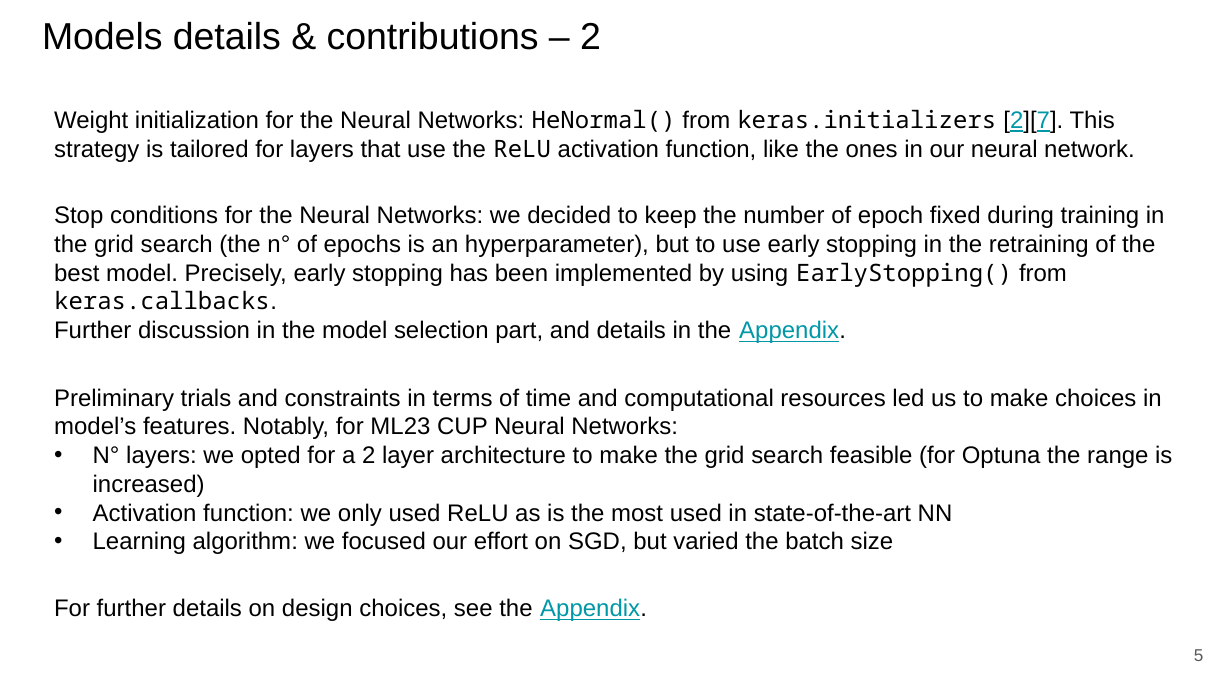
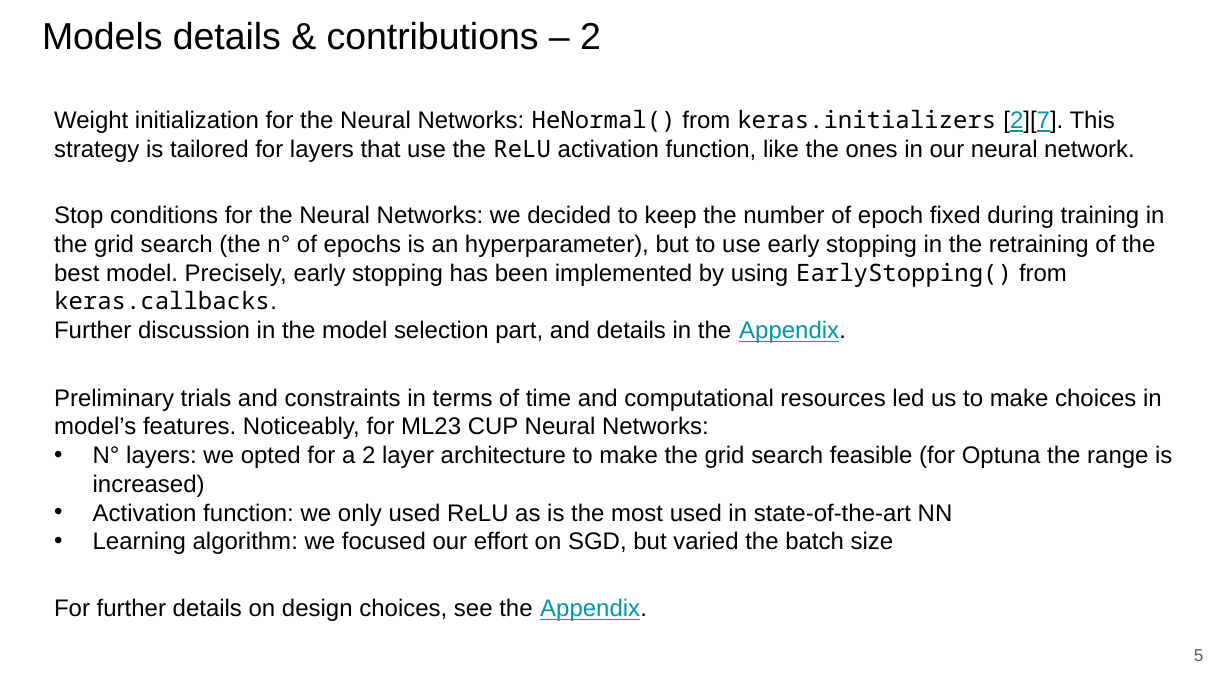
Before and after one commit to paolo-junior-mollica/machine-learning-project, a slide deck: slide 5 of relazione/Canduci_Marino_Mollica.pptx. Drawn at 1232x693 pixels with LibreOffice and Linux fonts; fonts in the diff are those of the drawing. Boxes give left, top, right and bottom in pixels: in the first picture for what was removed or moved away, otherwise in the second. Text is boxed around its words. In the diff, an @@ line names an element or a change of style, - is before the commit and + after.

Commit message:
Updated report with model comparisons and much more

```diff
--- a/relazione/Canduci_Marino_Mollica.pptx
+++ b/relazione/Canduci_Marino_Mollica.pptx
@@ text at (54, 388, 1162, 439): text changed @@
-Preliminary trials and constraints in terms of time and computational resources led us to make choices in model’s features. Notably, for ML23 CUP Neural Networks:
+Preliminary trials and constraints in terms of time and computational resources led us to make choices in model’s features. Noticeably, for ML23 CUP Neural Networks:
```
Also in this commit, not shown: 16 other slides changed, 7 slides added, 1 slide removed.
